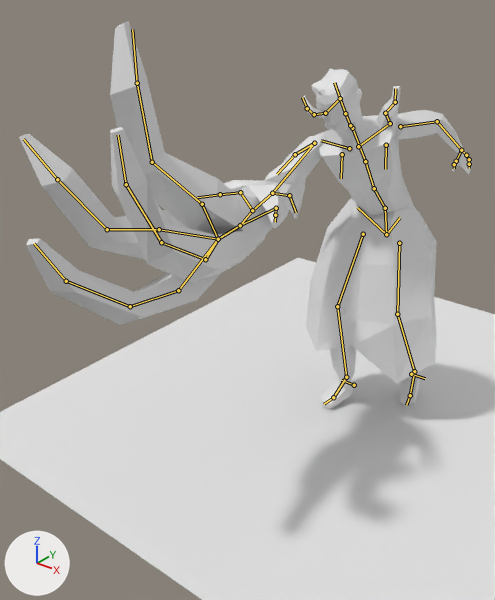
The Blender file salemstalker/Assets/3D/charatermodel/hollow.blend: old version first, new version second.
The view is the same before and after, from a 50 mm camera at (1.38, -2.72, 2.06) aimed at (-0.17, -0.78, 0.86). The axes (+X, +Y, +Z) are drawn at lower left. The lights are the same throughout. Both versions are drawn at frame 40 of the action 'Action'; the numbers are the values there. The bones that bend it are drawn over the model as lines.
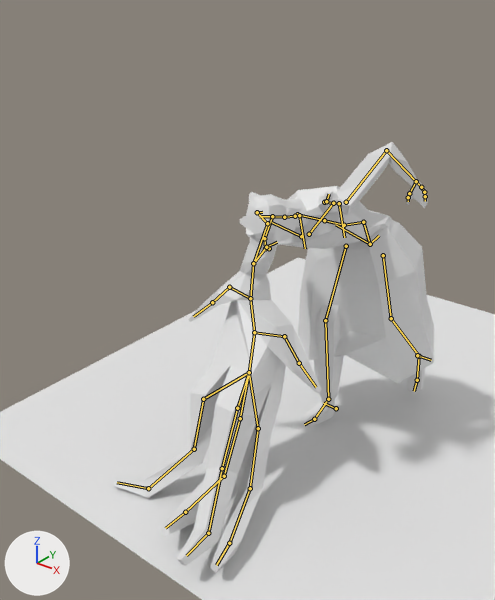
What the commit changed:
Bone 'spine' (bone_spine) moves from (0.0, -0.003, 0.024) to (0.0, 0.036, 0.175).
Bone 'spine' (bone_spine) turns from (2, 0, 0) to (16, 0, 0) degrees about its own x, y and z.
Bone 'spine.001' (bone_spine_001) turns from (34, 0, 0) to (53, 0, 0) degrees about its own x, y and z.
Bone 'spine.005' (bone_spine_005) turns from (-2, -21, 1) to (6, -21, 0) degrees about its own x, y and z.
Bone 'spine.009' (bone_spine_009) turns from (-13, 4, -10) to (36, -25, 35) degrees about its own x, y and z.
Bone 'spine.010' (bone_spine_010) turns from (-10, 6, 14) to (40, -30, 62) degrees about its own x, y and z.
Bone 'spine.011' (bone_spine_011) turns from (-17, 9, -12) to (22, -17, 7) degrees about its own x, y and z.
Bone 'upper_arm.L' (bone_upper_arm_l) turns from (-43, 21, -8) to (-46, 22, -7) degrees about its own x, y and z.
Bone 'forearm.L' (bone_forearm_l) turns from (26, 3, -11) to (62, 8, -25) degrees about its own x, y and z.
Bone 'shoulder.L.002' (bone_shoulder_l_002) turns from (0, 0, 0) to (21, 9, 1) degrees about its own x, y and z.
Bone 'shoulder.L.003' (bone_shoulder_l_003) turns from (0, 0, 0) to (-37, 34, -52) degrees about its own x, y and z.
Bone 'upper_arm.R' (bone_upper_arm_r) turns from (47, 27, -12) to (27, 9, -21) degrees about its own x, y and z.
Bone 'forearm.R' (bone_forearm_r) turns from (51, 29, 39) to (52, 26, 38) degrees about its own x, y and z.
Bone 'forearm.R.001' (bone_forearm_r_001) turns from (12, -8, -21) to (8, -12, -28) degrees about its own x, y and z.
Bone 'forearm.R.004' (bone_forearm_r_004) turns from (35, 10, -5) to (-11, 10, 9) degrees about its own x, y and z.
Bone 'forearm.R.006' (bone_forearm_r_006) turns from (5, -8, -18) to (22, -10, -20) degrees about its own x, y and z.
Bone 'forearm.R.008' (bone_forearm_r_008) turns from (38, 18, -11) to (53, 21, -16) degrees about its own x, y and z.
Bone 'forearm.R.011' (bone_forearm_r_011) turns from (8, -3, -8) to (-24, 17, -6) degrees about its own x, y and z.
Bone 'forearm.R.012' (bone_forearm_r_012) turns from (40, 7, 10) to (35, 39, 2) degrees about its own x, y and z.
Bone 'forearm.R.013' (bone_forearm_r_013) turns from (16, 5, -17) to (33, 16, -14) degrees about its own x, y and z.
Bone 'forearm.R.015' (bone_forearm_r_015) turns from (14, 8, 24) to (-13, 15, 32) degrees about its own x, y and z.
Bone 'forearm.R.016' (bone_forearm_r_016) turns from (37, 31, 12) to (51, 23, 13) degrees about its own x, y and z.
Bone 'forearm.R.023' (bone_forearm_r_023) turns from (0, 0, 0) to (-22, -1, 2) degrees about its own x, y and z.
Bone 'forearm.R.024' (bone_forearm_r_024) turns from (0, 0, 0) to (-8, 13, 3) degrees about its own x, y and z.
Bone 'forearm.R.020' (bone_forearm_r_020) turns from (0, 0, 0) to (-11, 5, -31) degrees about its own x, y and z.
Bone 'forearm.R.021' (bone_forearm_r_021) turns from (0, 0, 0) to (0, -4, -7) degrees about its own x, y and z.
Bone 'upper_arm.R.001' (bone_upper_arm_r_001) turns from (-16, 66, -5) to (-18, 65, -27) degrees about its own x, y and z.
Bone 'upper_arm.R.002' (bone_upper_arm_r_002) turns from (0, 0, 0) to (-2, 3, -26) degrees about its own x, y and z.
Bone 'thigh.R' (bone_thigh_r) turns from (-21, 1, 0) to (-27, 2, 0) degrees about its own x, y and z.
Bone 'shin.R' (bone_shin_r) turns from (32, -1, 0) to (16, 0, 0) degrees about its own x, y and z.

What differs and where, as boxes [x1, y1, x2, y2] in the pictures (495 x 600 px):
'Cube.002', posed (30% narrower, 42% taller): before [19, 21, 472, 325]; after [113, 142, 428, 573]
'Cube', posed (20% wider, 25% shorter): before [306, 86, 437, 409]; after [277, 186, 434, 427]
'Cube.003', posed (11% wider, 16% shorter): before [303, 68, 367, 141]; after [240, 192, 311, 253]
bone 'spine', root to tip: before (386, 234) to (385, 208); after (370, 244) to (363, 222)
bone 'spine.001', root to tip: before (385, 208) to (374, 188); after (363, 222) to (344, 225)
bone 'spine.005', root to tip: before (350, 125) to (345, 113); after (295, 216) to (284, 217)
bone 'spine.009', root to tip: before (325, 113) to (314, 114); after (264, 238) to (265, 248)
bone 'spine.010', root to tip: before (314, 114) to (307, 108); after (265, 248) to (269, 248)
bone 'spine.011', root to tip: before (307, 108) to (302, 97); after (269, 248) to (271, 249)
bone 'upper_arm.L', root to tip: before (400, 126) to (437, 121); after (346, 202) to (386, 150)
bone 'forearm.L', root to tip: before (437, 121) to (461, 150); after (386, 150) to (416, 181)
bone 'shoulder.L.002', root to tip: before (385, 113) to (395, 102); after (324, 202) to (326, 201)
bone 'shoulder.L.003', root to tip: before (395, 102) to (395, 88); after (326, 201) to (329, 194)
bone 'upper_arm.R', root to tip: before (314, 143) to (272, 193); after (267, 223) to (253, 263)
bone 'forearm.R', root to tip: before (272, 193) to (252, 210); after (253, 263) to (250, 298)
bone 'forearm.R.001', root to tip: before (240, 225) to (218, 239); after (254, 332) to (249, 372)
bone 'forearm.R.004', root to tip: before (202, 204) to (152, 162); after (237, 408) to (222, 468)
bone 'forearm.R.006', root to tip: before (137, 83) to (132, 29); after (208, 533) to (186, 555)
bone 'forearm.R.008', root to tip: before (130, 306) to (66, 281); after (224, 476) to (185, 512)
bone 'forearm.R.011', root to tip: before (159, 229) to (107, 229); after (203, 399) to (194, 449)
bone 'forearm.R.012', root to tip: before (107, 229) to (57, 179); after (194, 449) to (148, 488)
bone 'forearm.R.013', root to tip: before (57, 179) to (23, 139); after (148, 488) to (117, 482)
bone 'forearm.R.015', root to tip: before (205, 259) to (161, 242); after (258, 428) to (250, 488)
bone 'forearm.R.016', root to tip: before (161, 242) to (126, 184); after (250, 488) to (229, 543)
bone 'forearm.R.023', root to tip: before (276, 208) to (275, 215); after (284, 336) to (299, 363)
bone 'forearm.R.024', root to tip: before (275, 215) to (275, 222); after (299, 363) to (316, 387)
bone 'forearm.R.020', root to tip: before (240, 192) to (220, 194); after (229, 287) to (212, 302)
bone 'forearm.R.021', root to tip: before (220, 194) to (197, 197); after (212, 302) to (193, 316)
bone 'upper_arm.R.001', root to tip: before (314, 143) to (295, 154); after (267, 223) to (257, 212)
bone 'upper_arm.R.002', root to tip: before (295, 154) to (277, 174); after (257, 212) to (262, 212)
bone 'thigh.R', root to tip: before (363, 234) to (337, 306); after (346, 246) to (325, 320)
bone 'shin.R', root to tip: before (337, 306) to (346, 377); after (325, 320) to (328, 399)
